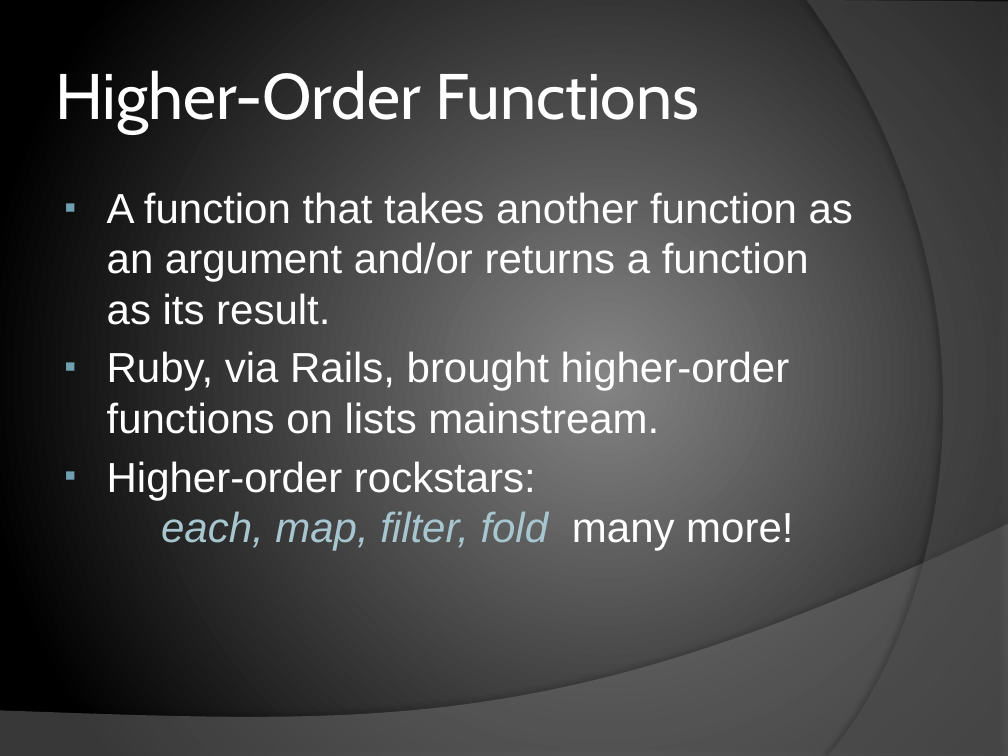
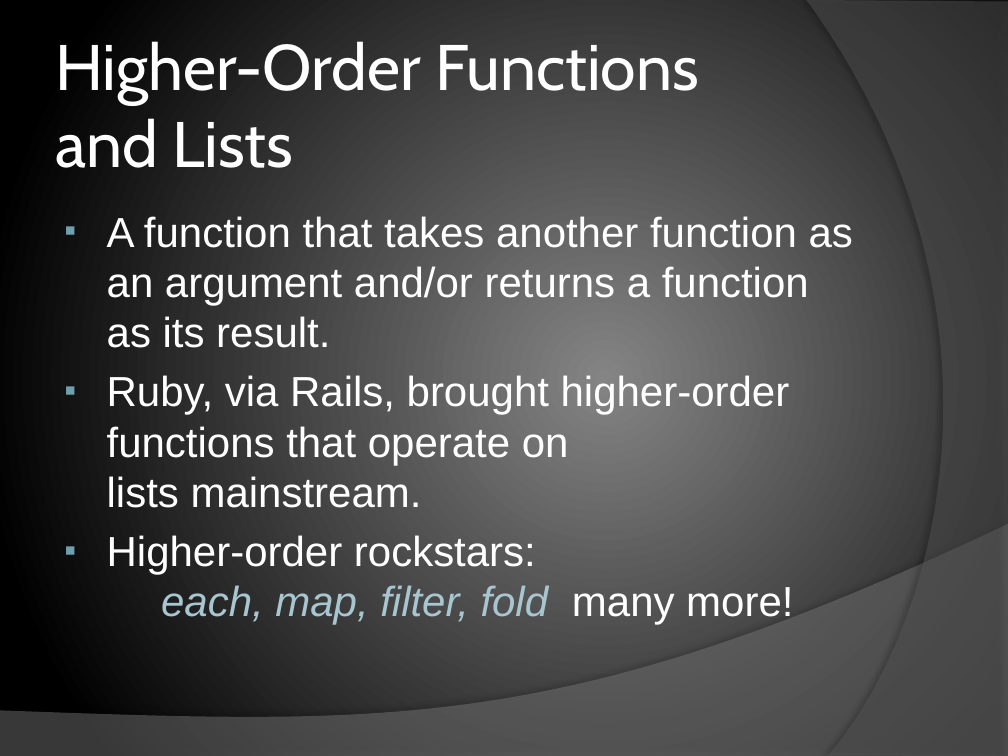
Before and after one commit to chrislewis/JaxFunc_0_ImperativelyFunctional, a slide deck: slide 25 of JaxFunc.pptx (slide 21 before the commit). Drawn at 1008x756 pixels with LibreOffice and Linux fonts; fonts in the diff are those of the drawing. Boxes give left, top, right and bottom in pixels: in the first picture for what was removed or moved away, otherwise in the second. Text is boxed around its words. In the diff, an @@ line names an element or a change of style, - is before the commit and + after.

```diff
--- a/JaxFunc.pptx
+++ b/JaxFunc.pptx
@@ title at box(55, 35, 698, 168): text changed @@
-Higher-Order Functions
+Higher-Order Functions
+and Lists
@@ text "A function that takes another ...": place and size @@
-text "A function that takes another ..." at box(107, 192, 853, 551)
+text "A function that takes another ..." at box(107, 216, 853, 625)
@@ text at box(107, 375, 790, 508): text changed @@
-▪ Ruby, via Rails, brought higher-order functions on lists mainstream.
+▪ Ruby, via Rails, brought higher-order functions that operate on
+  lists mainstream.
```
Also in this commit, not shown: 7 other slides changed, 4 slides added.
